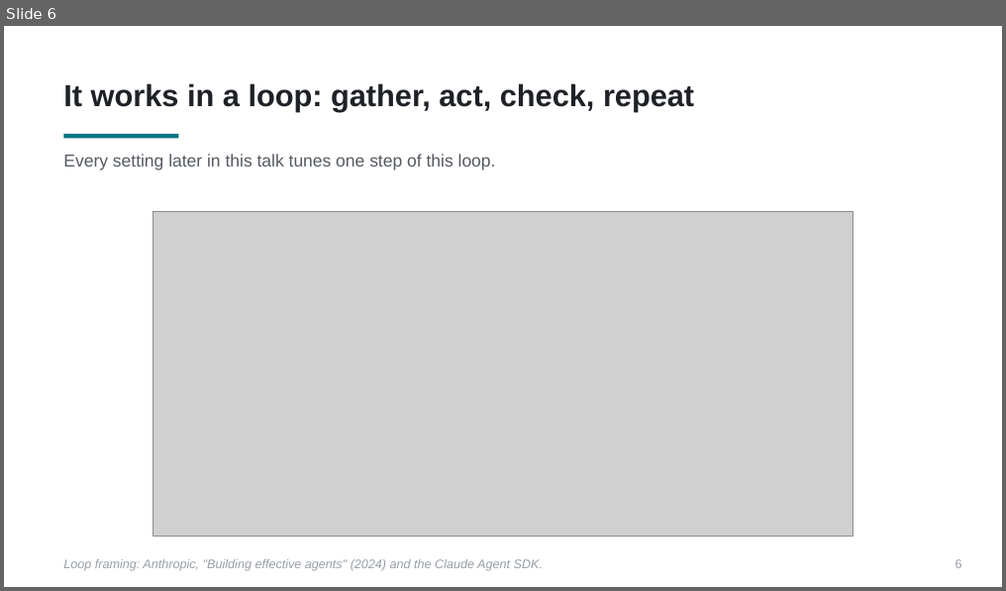
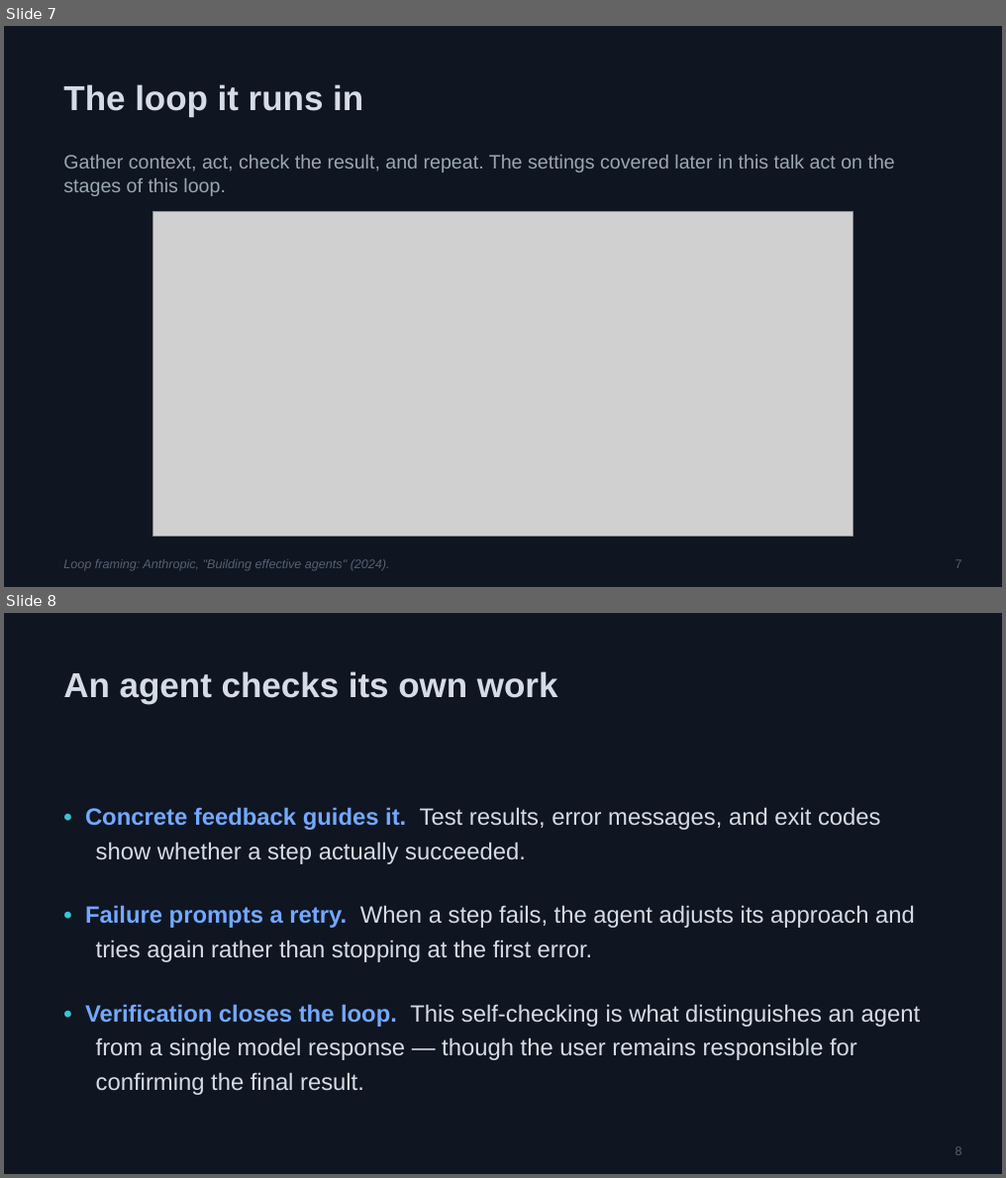
Before and after one commit to PursuitOfDataScience/uchicago-workshops, a slide deck: claude-code-tutorial/claude-code-tutorial.pptx. Shown one above the other, each under a label of ours: slide 6 before the commit, slides 7 and 8 after it. The pictures are 1006x591 and 1006x1178 pixels, drawn with LibreOffice and Linux fonts; fonts in the diff are those of the drawing; grey boxes stand for pictures. Boxes give left, top, right and bottom in pixels: in the first picture for what was removed or moved away, otherwise in the second. Text is boxed around its words. In the diff, an @@ line names an element or a change of style, - is before the commit and + after.

```diff
--- a/claude-code-tutorial/claude-code-tutorial.pptx
+++ b/claude-code-tutorial/claude-code-tutorial.pptx
@@ slide 8 added at [4,613,1002,1174], background #FFFFFF @@
@@ rectangle added at [4,613,1002,1173], fill #0F1621 @@
@@ text added at [63,671,558,704], 25 pt, text #D6DCE6, bold @@
+An agent checks its own work
@@ text added at [85,807,921,1095], 17 pt, text #D6DCE6 @@
+• Concrete feedback guides it. Test results, error messages, and exit codes show whether a step actually succeeded.
+• Failure prompts a retry. When a step fails, the agent adjusts its approach and tries again rather than stopping at the first error.
+• Verification closes the loop. This self-checking is what distinguishes an agent from a single model response — though the user remains responsible for confirming the final result.
@@ text added at [955,1147,962,1156], 9 pt, text #566072 @@
+8
@@ what was slide 6 is now slide 7 @@
@@ slide 7 changed as well @@
@@ rectangle added at [4,26,1002,586], fill #0F1621 @@
@@ text at [63,84,363,117]: text changed; size 22 to 25 pt; text colour #1E2126 to #D6DCE6 @@
-It works in a loop: gather, act, check, repeat
+The loop it runs in
@@ rectangle removed at [63,134,178,138] @@
@@ text at [63,155,895,196]: text changed; size 12.5 to 14 pt; text colour #555A61 to #9BA6B4 @@
-Every setting later in this talk tunes one step of this loop.
+Gather context, act, check the result, and repeat. The settings covered later in this talk act on the stages of this loop.
@@ text at [63,560,390,571]: text changed; text colour #989EA6 to #566072 @@
-Loop framing: Anthropic, "Building effective agents" (2024) and the Claude Agent SDK.
+Loop framing: Anthropic, "Building effective agents" (2024).
@@ text at [955,560,962,569]: text changed; text colour #989EA6 to #566072 @@
-6
+7
```
Also in this commit, not shown: 6 other slides changed, 34 other slides added, 39 slides removed, 1 other file.
